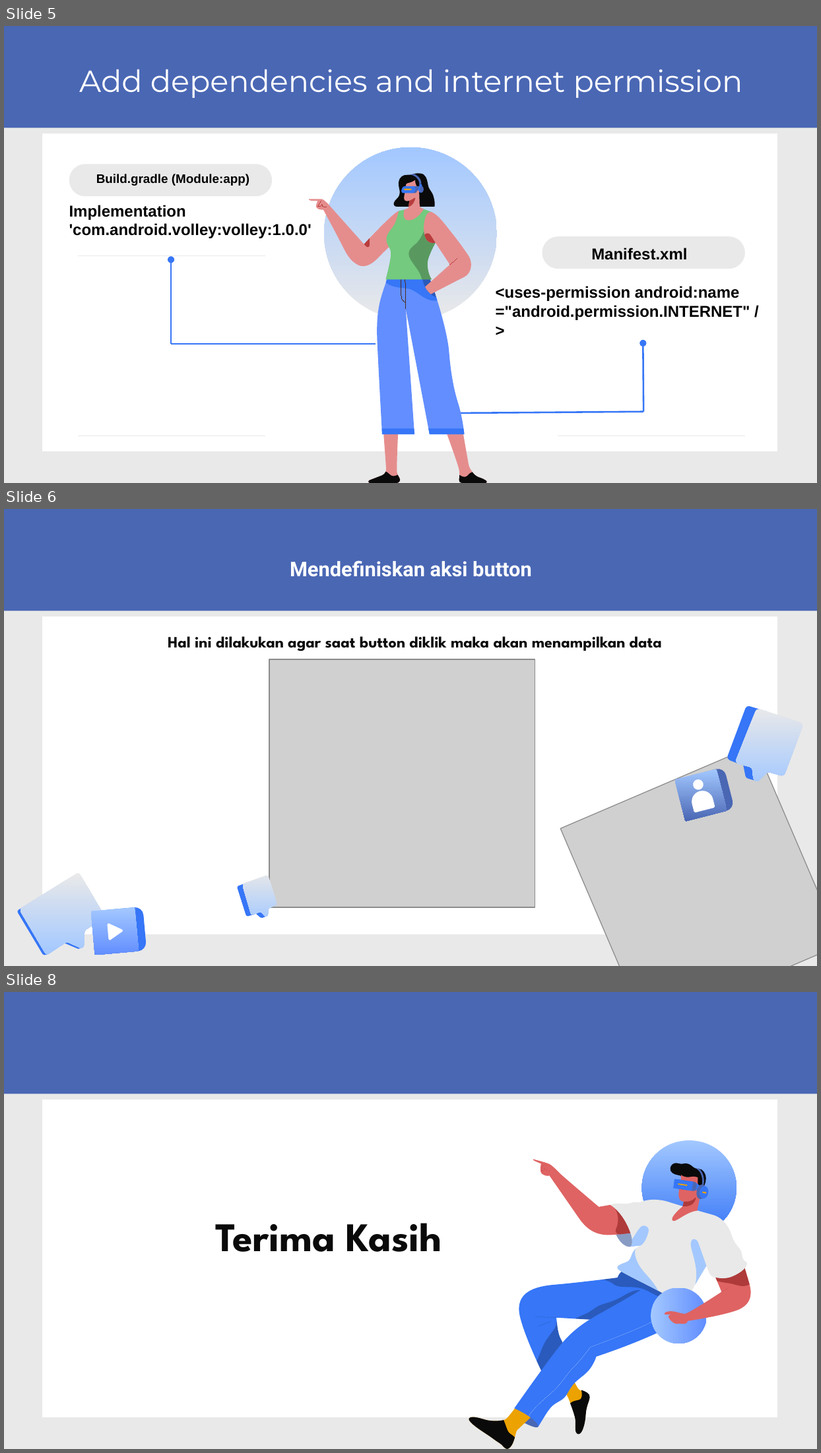
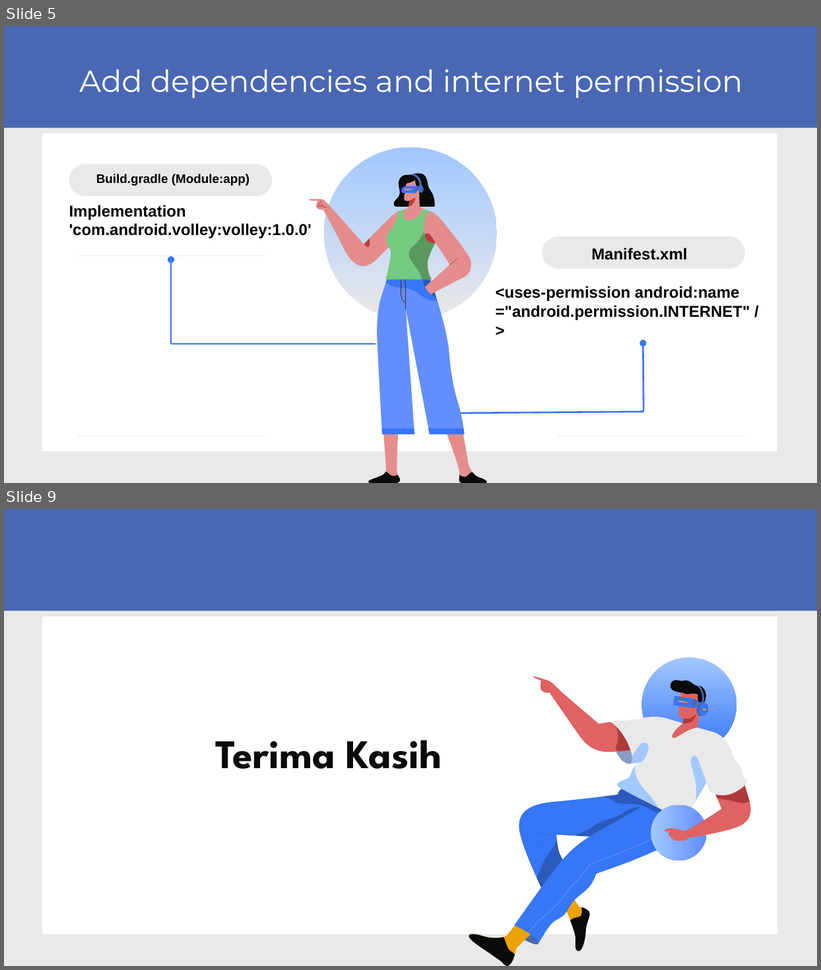
Before and after one commit to GaniFR/KS5-Volley-Example, a slide deck: VOLLEY_KELOMPOK 2.pptx. Shown one above the other, each under a label of ours: slides 5, 6 and 8 before the commit, slides 5 and 9 after it; the slides between them are not shown. The pictures are 821x1453 and 821x970 pixels, drawn with LibreOffice and Linux fonts; fonts in the diff are those of the drawing; grey boxes stand for pictures. Boxes give left, top, right and bottom in pixels: in the first picture for what was removed or moved away, otherwise in the second. Text is boxed around its words. In the diff, an @@ line names an element or a change of style, - is before the commit and + after.

Commit message:
Updating presentation file

```diff
--- a/VOLLEY_KELOMPOK 2.pptx
+++ b/VOLLEY_KELOMPOK 2.pptx
@@ slide 6 removed at [4, 509, 817, 966], background #E9E9E9; not listed: 2 template elements that a slide beside it also shows @@
@@ title removed at [290, 560, 532, 577] @@
-Mendefiniskan aksi button
@@ text removed at [168, 636, 662, 652] @@
-Hal ini dilakukan agar saat button diklik maka akan menampilkan data
@@ picture removed at [269, 659, 534, 908] @@
@@ freeform shape removed at [725, 705, 768, 782] @@
@@ freeform shape removed at [733, 707, 805, 787] @@
@@ picture removed at [561, 745, 817, 966] @@
@@ group removed at [675, 767, 735, 822]: 4 freeform shapes @@
@@ freeform shape removed at [20, 873, 105, 955] @@
@@ freeform shape removed at [230, 881, 267, 925] @@
@@ freeform shape removed at [235, 871, 285, 923] @@
@@ freeform shape removed at [17, 906, 81, 955] @@
@@ freeform shape removed at [90, 908, 139, 956] @@
@@ freeform shape removed at [99, 907, 147, 955] @@
@@ freeform shape removed at [108, 922, 124, 941] @@
@@ what was slide 8 is now slide 9 @@
```
Also in this commit, not shown: 2 slides changed, 2 slides added.
